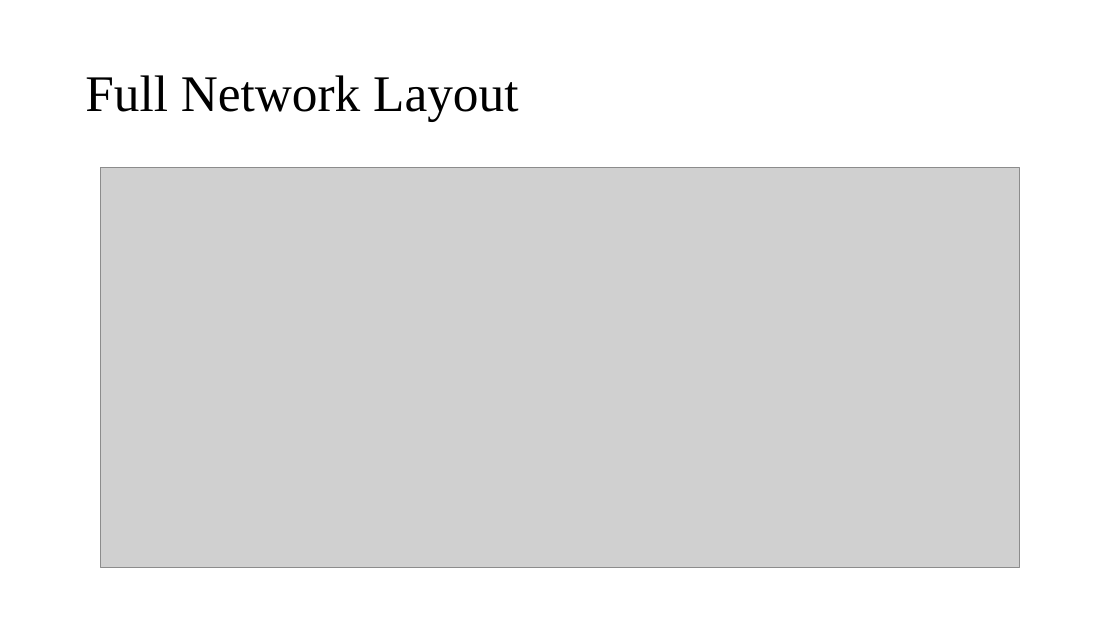
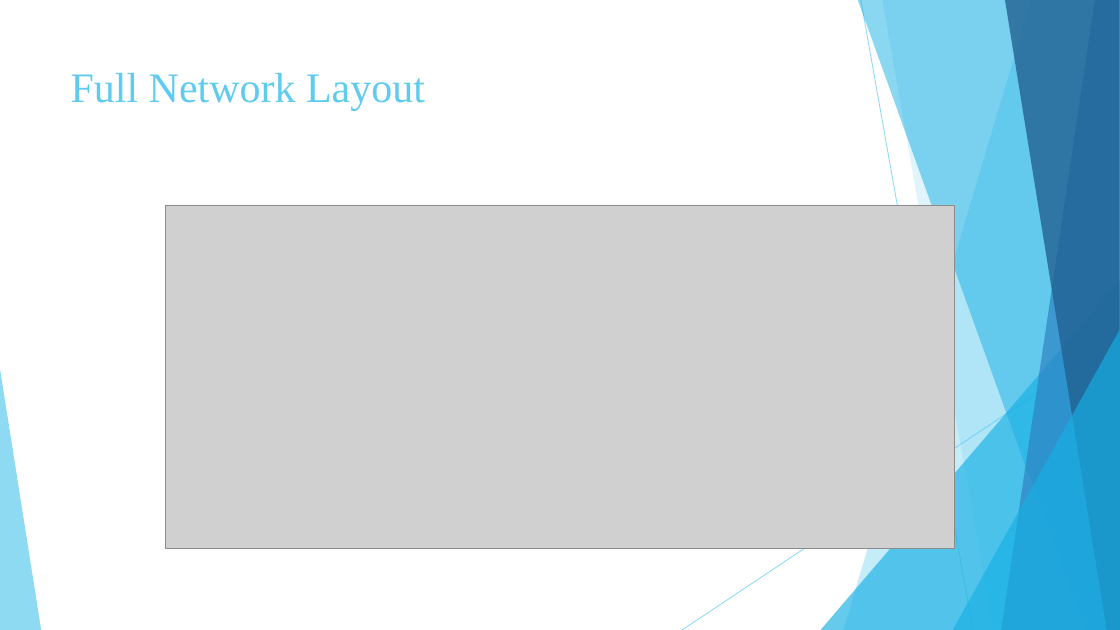
Before and after one commit to BalaWW/NetWorks, a slide deck: slide 4 of NetWorks Presentation.pptx. Drawn at 1120x630 pixels with LibreOffice and Linux fonts; fonts in the diff are those of the drawing; grey boxes stand for pictures. Boxes give left, top, right and bottom in pixels: in the first picture for what was removed or moved away, otherwise in the second. Text is boxed around its words. In the diff, an @@ line names an element or a change of style, - is before the commit and + after.

```diff
--- a/NetWorks Presentation.pptx
+++ b/NetWorks Presentation.pptx
@@ title "Full Network Layout" moved from (x1=85, y1=75, x2=518, y2=121) to (x1=71, y1=73, x2=425, y2=110) @@
@@ title "Full Network Layout" at (x1=71, y1=73, x2=425, y2=110): size 44 to 36 pt, text colour #000000 to #5FCBEF; line spacing 0.9 to 1; vertical alignment middle to top @@
@@ picture resized from (x1=101, y1=168, x2=1020, y2=568) to (x1=166, y1=205, x2=955, y2=549) @@
@@ group added at (x1=0, y1=0, x2=1120, y2=630): 5 freeform shapes, 3 triangles, 2 lines @@
```
Also in this commit, not shown: 12 other slides changed, 2 other files.
